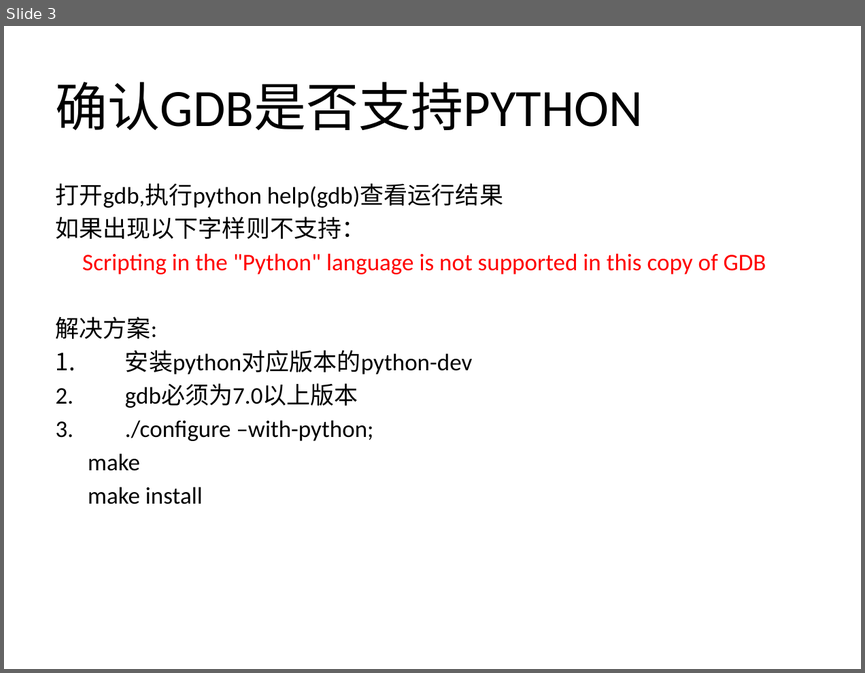
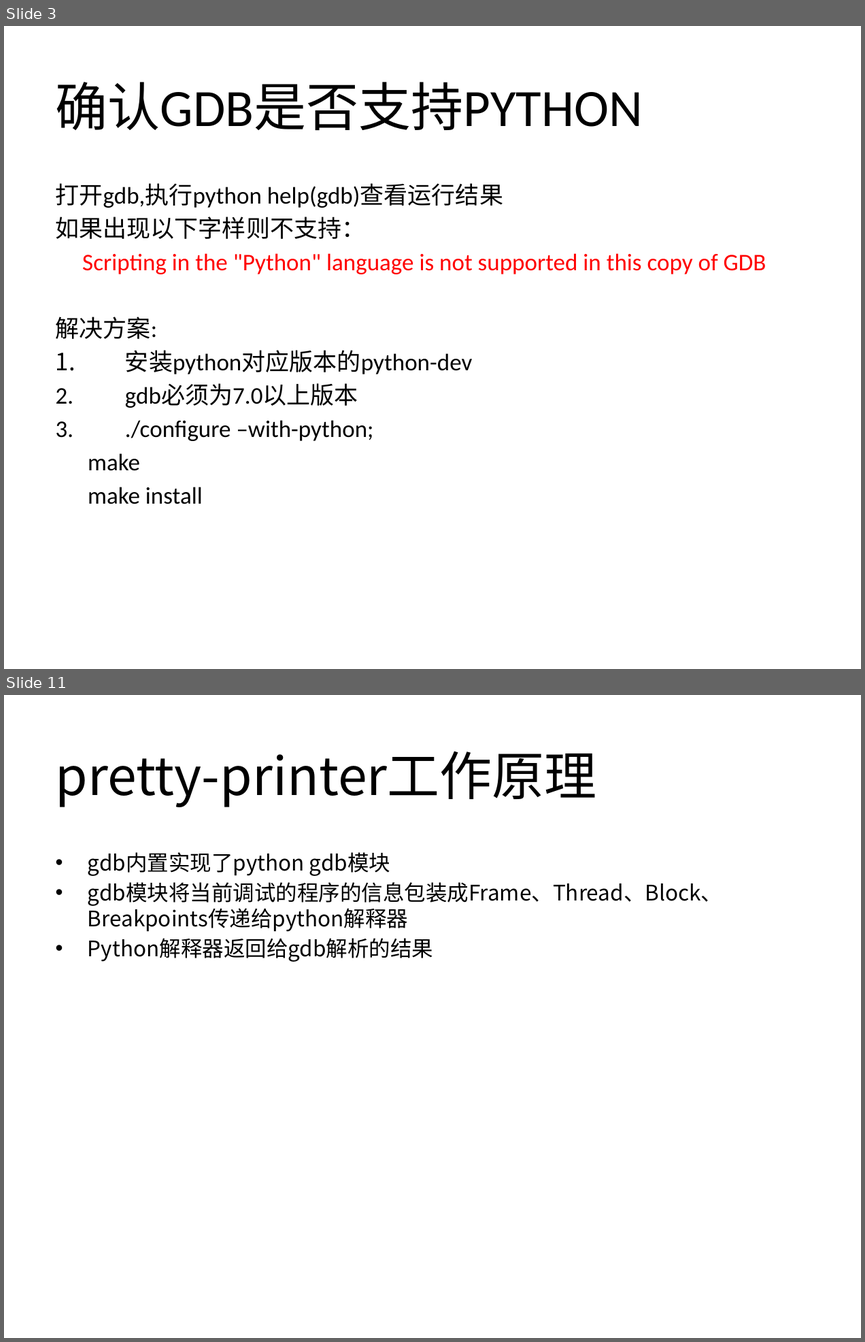
Before and after one commit to mir1128/GDBTraining, a slide deck: session3/Debugging Workshop 3.pptx. Shown one above the other, each under a label of ours: slide 3 before the commit, slides 3 and 11 after it; the slides between them are not shown. The pictures are 865x673 and 865x1342 pixels, drawn with LibreOffice and Linux fonts; fonts in the diff are those of the drawing. Boxes give left, top, right and bottom in pixels: in the first picture for what was removed or moved away, otherwise in the second. Text is boxed around its words. In the diff, an @@ line names an element or a change of style, - is before the commit and + after.

```diff
--- a/session3/Debugging Workshop 3.pptx
+++ b/session3/Debugging Workshop 3.pptx
@@ slide 11 added at (4, 695, 861, 1338), background #FFFFFF @@
@@ title added at (56, 751, 597, 807), 44 pt, text #000000 @@
+pretty-printer工作原理
@@ text added at (88, 852, 722, 962), 18 pt, text #000000 @@
+• gdb内置实现了python gdb模块
+• gdb模块将当前调试的程序的信息包装成Frame、Thread、Block、Breakpoints传递给python解释器
+• Python解释器返回给gdb解析的结果
```
Also in this commit, not shown: 1 slide changed, 7 other slides added, 2 other files.
